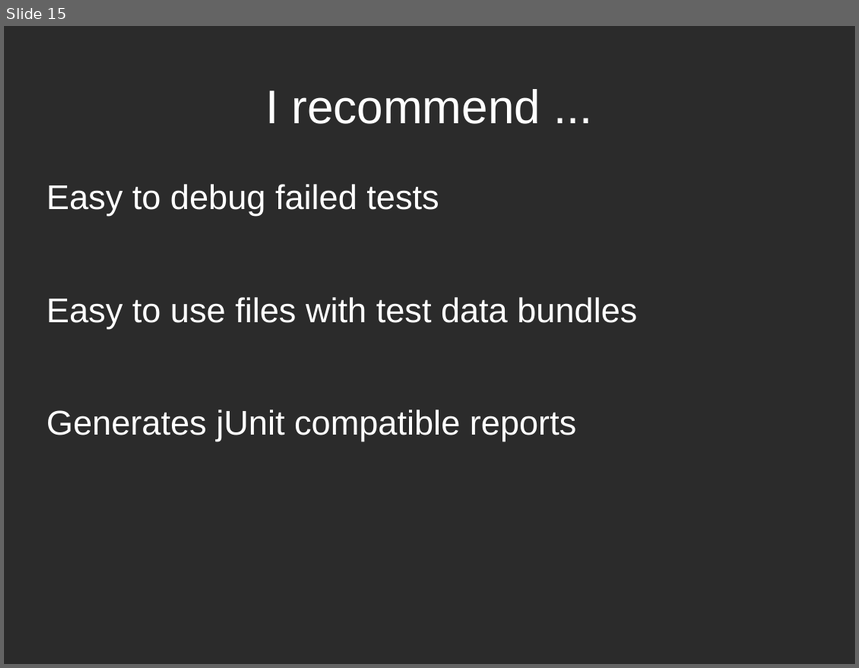
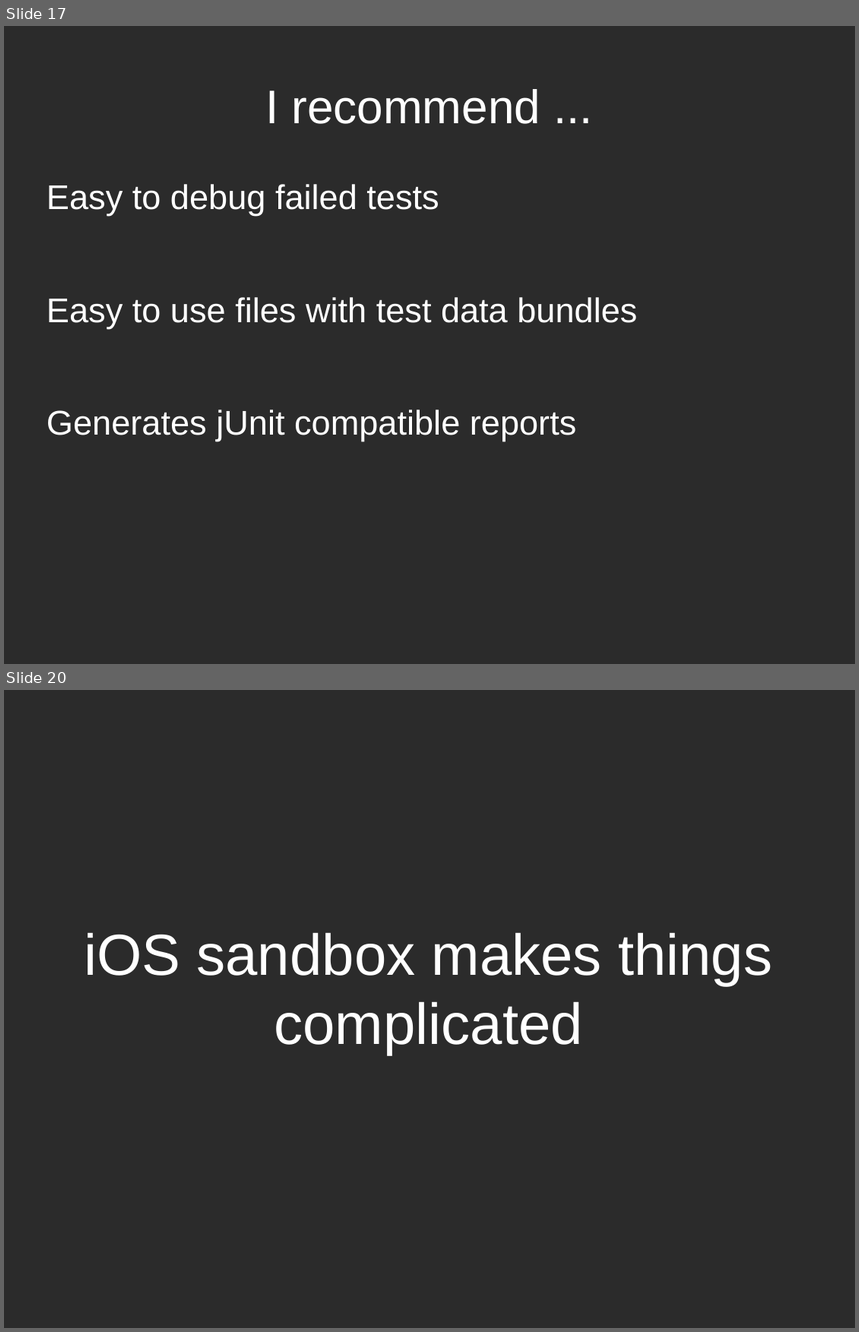
Before and after one commit to dodikk/iContinuousIntegration-slides, a slide deck: ciPresentation.odp. Shown one above the other, each under a label of ours: slide 15 before the commit, slides 17 and 20 after it; the slides between them are not shown. The pictures are 859x668 and 859x1332 pixels, drawn with LibreOffice and Linux fonts; fonts in the diff are those of the drawing; background and template pictures are left out; a plain dark background stands for a picture behind light text. Boxes give left, top, right and bottom in pixels: in the first picture for what was removed or moved away, otherwise in the second. Text is boxed around its words. In the diff, an @@ line names an element or a change of style, - is before the commit and + after.

```diff
--- a/ciPresentation.odp
+++ b/ciPresentation.odp
@@ slide 20 added at <box>4,690,855,1328</box>, background picture (left out) @@
@@ text added at <box>85,932,772,1055</box>, 54 pt, text #FFFFFF @@
+iOS sandbox makes things complicated
@@ what was slide 15 is now slide 17 @@
```
Also in this commit, not shown: 22 other slides added, 1 slide removed, 1 other file.
